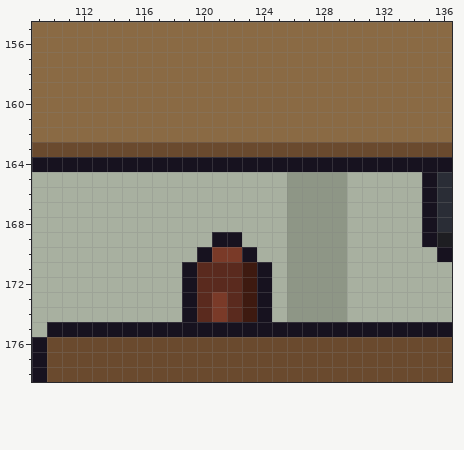
Two versions of one pixel-art file, office/site_trailer_office_b.aseprite. The picture above was drawn from the file before the commit.
320x320 pixels, 1 frame. Colours within 5 levels of each other are drawn and written as one. Shown: x 109..136, y 155..178.
Now the later version:
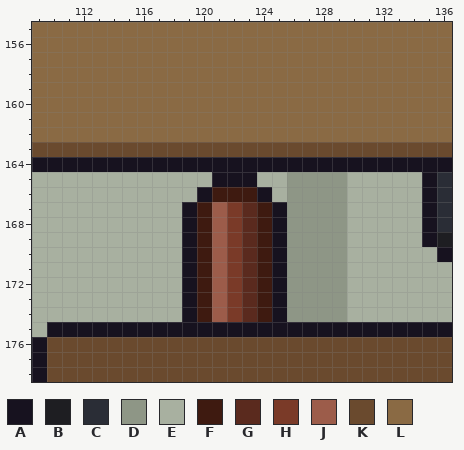
Palette (. is transparent): A #17121f  B #1e1e22  C #2a2d36  D #8e9686  E #a8b0a0  F #3e1a10  G #5a2a1e  H #7a3a28  J #9c5c4a  K #6a4a2e  L #8a6a44
The edit:
{"where": "layer \"Chair\""}
{"y":165,"x":121,"old":"EEE","new":"AAA"}
{"y":166,"x":120,"old":"EEEEE","new":"AFFFA"}
{"y":167,"x":119,"old":"EEEEEEE","new":"AFJHGFA"}
{"y":168,"x":119,"old":"EEEEEEE","new":"AFJHGFA"}
{"y":169,"x":119,"old":"EEAAEEE","new":"AFJHGFA"}
{"y":170,"x":119,"old":"EAH","new":"AFJ"}
{"y":170,"x":123,"old":"AEE","new":"GFA"}
{"y":171,"x":120,"old":"GGGFAE","new":"FJHGFA"}
{"y":172,"x":120,"old":"GGGFAE","new":"FJHGFA"}
{"y":173,"x":120,"old":"GHGFAE","new":"FJHGFA"}
{"y":174,"x":120,"old":"GHGFAE","new":"FJHGFA"}
{"label":"changed","picture_box":[182,172,287,322]}
